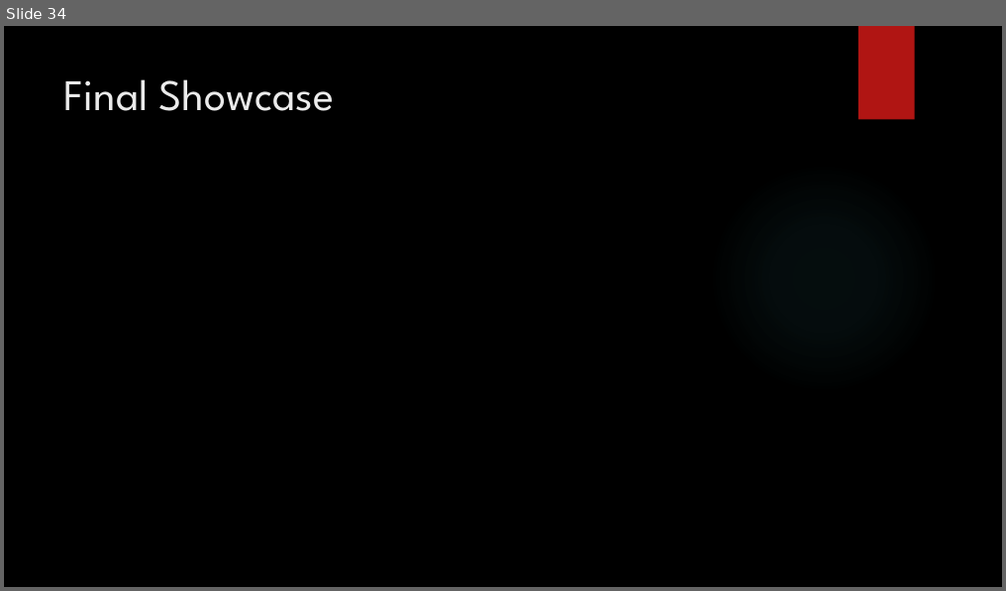
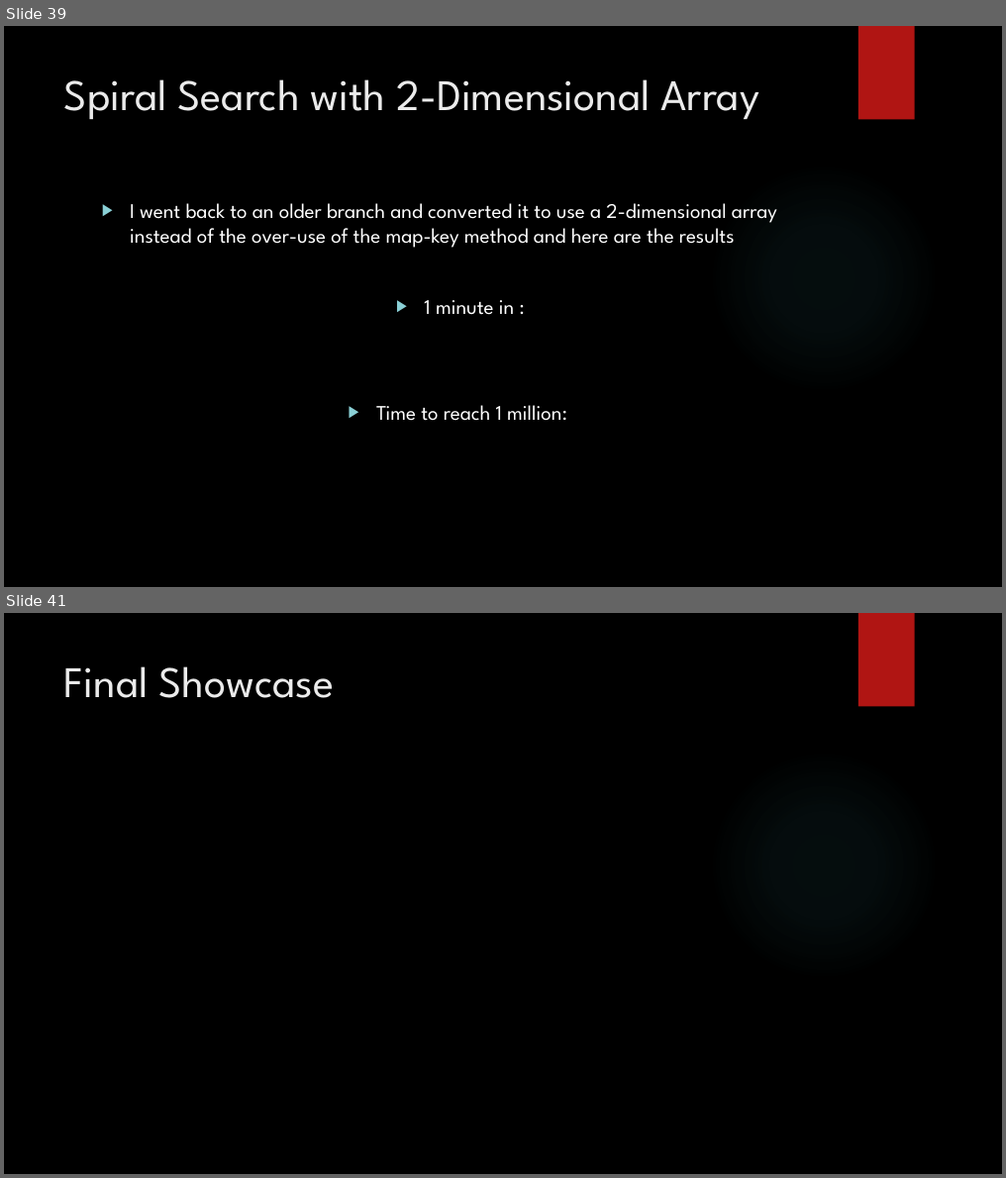
Before and after one commit to jaminologist/GopherLife, a slide deck: GopherLife.pptx. Shown one above the other, each under a label of ours: slide 34 before the commit, slides 39 and 41 after it; the slides between them are not shown. The pictures are 1006x591 and 1006x1178 pixels, drawn with LibreOffice and Linux fonts; fonts in the diff are those of the drawing; background and template pictures are left out. Boxes give left, top, right and bottom in pixels: in the first picture for what was removed or moved away, otherwise in the second. Text is boxed around its words. In the diff, an @@ line names an element or a change of style, - is before the commit and + after.

```diff
--- a/GopherLife.pptx
+++ b/GopherLife.pptx
@@ slide 39 added at [4, 26, 1002, 587], background picture (left out); not listed: 2 template elements that a slide beside it also shows @@
@@ title added at [64, 79, 760, 119], 42 pt, text #EBEBEB @@
+Spiral Search with 2-Dimensional Array
@@ text added at [130, 203, 777, 421], 20 pt, text #FFFFFF @@
+▶ I went back to an older branch and converted it to use a 2-dimensional array instead of the over-use of the map-key method and here are the results
+▶ 1 minute in :
+▶ Time to reach 1 million:
@@ what was slide 34 is now slide 41 @@
```
Also in this commit, not shown: 15 slides changed, 16 other slides added, 15 slides removed, 8 other files.
